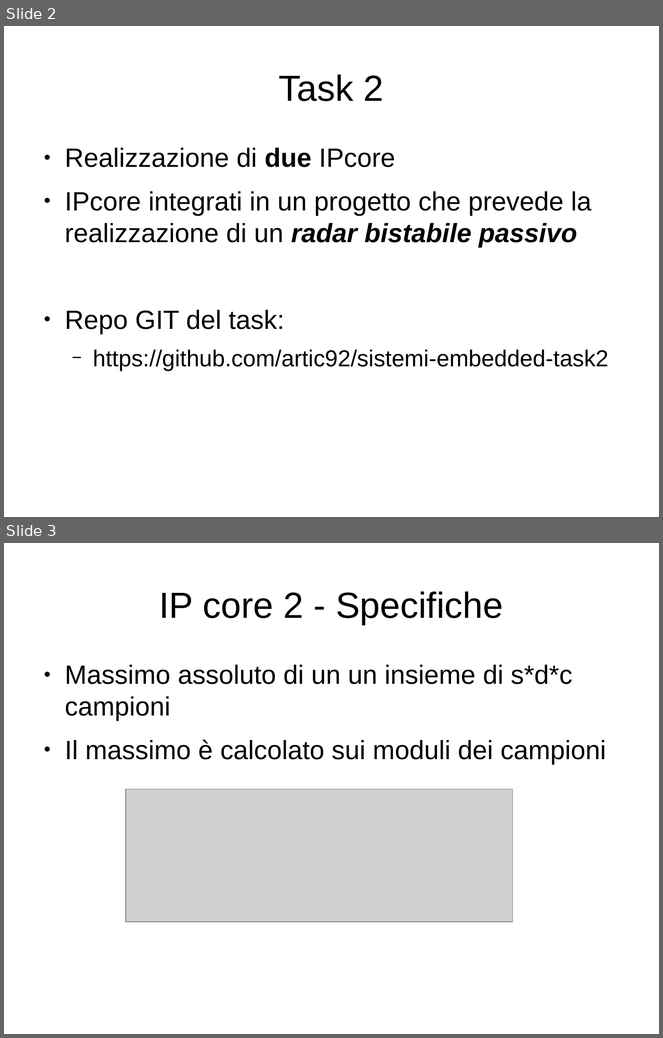
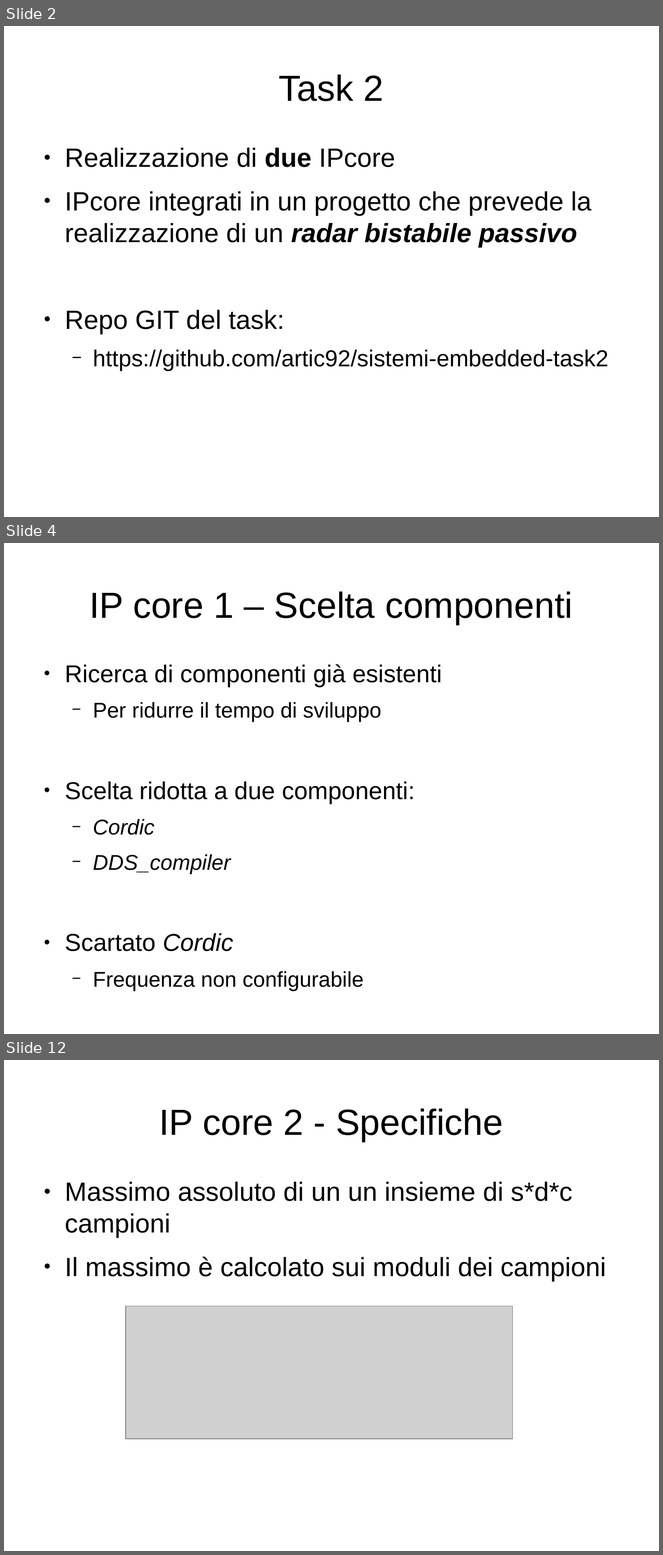
Before and after one commit to artic92/sistemi-embedded-task2, a slide deck: doc/presentazione.odp. Shown one above the other, each under a label of ours: slides 2 and 3 before the commit, slides 2, 4 and 12 after it; the slides between them are not shown. The pictures are 663x1038 and 663x1555 pixels, drawn with LibreOffice and Linux fonts; fonts in the diff are those of the drawing; grey boxes stand for pictures. Boxes give left, top, right and bottom in pixels: in the first picture for what was removed or moved away, otherwise in the second. Text is boxed around its words. In the diff, an @@ line names an element or a change of style, - is before the commit and + after.

Commit message:
Aggiunta doc esterna dell'ip_core1 con relative slide

```diff
--- a/doc/presentazione.odp
+++ b/doc/presentazione.odp
@@ slide 4 added at [4, 543, 659, 1034], background #FFFFFF @@
@@ title added at [89, 591, 573, 625], 44 pt, text #000000 @@
+IP core 1 – Scelta componenti
@@ text added at [65, 664, 442, 991], 29.6 pt, text #000000 @@
+● Ricerca di componenti già esistenti
+  − Per ridurre il tempo di sviluppo
+● Scelta ridotta a due componenti:
+  − Cordic
+  − DDS_compiler
+● Scartato Cordic
+  − Frequenza non configurabile
@@ what was slide 3 is now slide 12 @@
```
Also in this commit, not shown: 1 slide changed, 8 other slides added, 4 other files.
